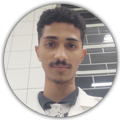
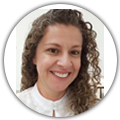
Two versions of the same layered image (120x120). Layer-by-layer changes:
added layer "Camada 3" above "Camada 2" over left=16, top=9, right=104, bottom=117
hid "Camada 2" over left=4, top=4, right=117, bottom=117
